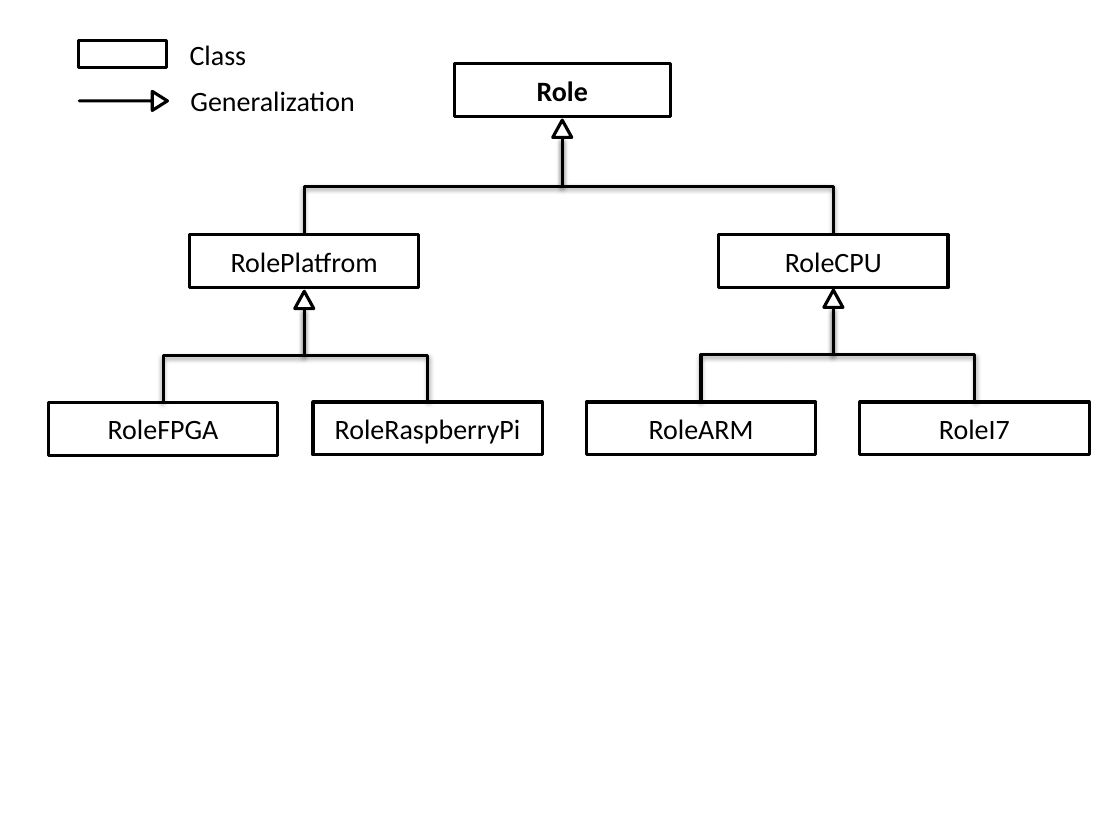
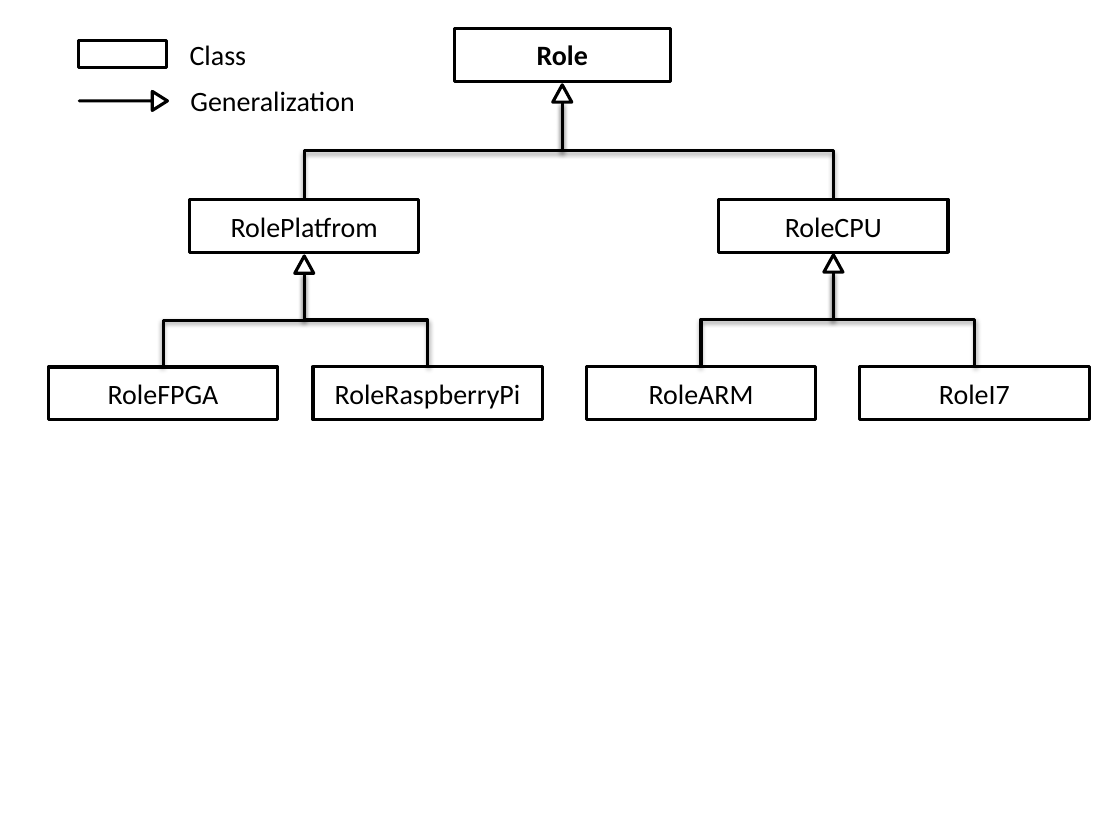
Before and after one commit to joelchampeau/idm_modsoc, a slide deck: slide 1 of documentation/docTravail/seancesTravail/cyber/Role_model.pptx. Drawn at 1120x840 pixels with LibreOffice and Linux fonts; fonts in the diff are those of the drawing. Boxes give left, top, right and bottom in pixels: in the first picture for what was removed or moved away, otherwise in the second. Text is boxed around its words. In the diff, an @@ line names an element or a change of style, - is before the commit and + after.

```diff
--- a/documentation/docTravail/seancesTravail/cyber/Role_model.pptx
+++ b/documentation/docTravail/seancesTravail/cyber/Role_model.pptx
@@ 7 rectangles, 6 elbow lines, 3 down arrows: place and size @@
-7 rectangles, 6 elbow lines, 3 down arrows at bbox=[48, 64, 1090, 455]
+7 rectangles, 6 elbow lines, 3 down arrows at bbox=[48, 28, 1090, 420]
```
Also in this commit, not shown: 4 other files.
